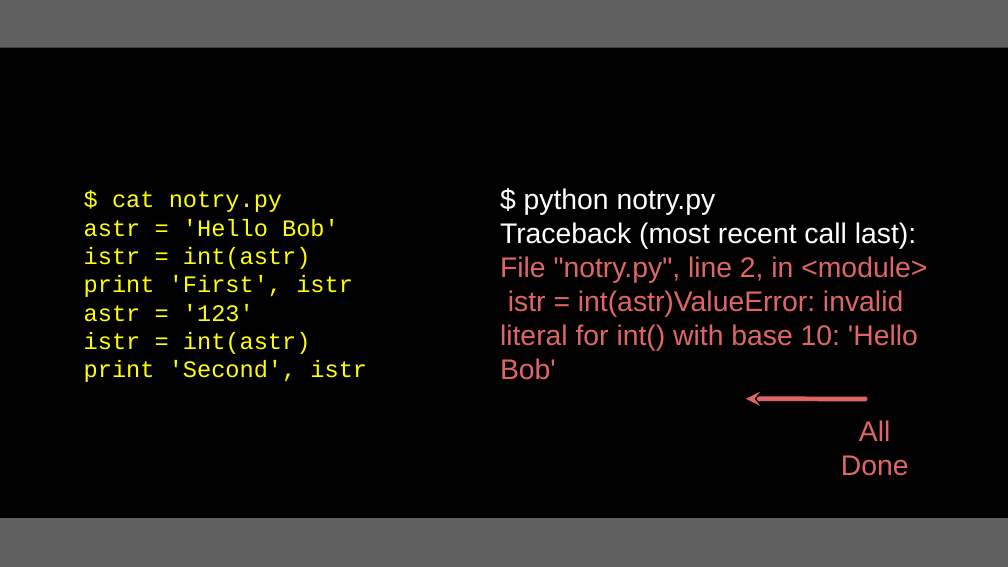
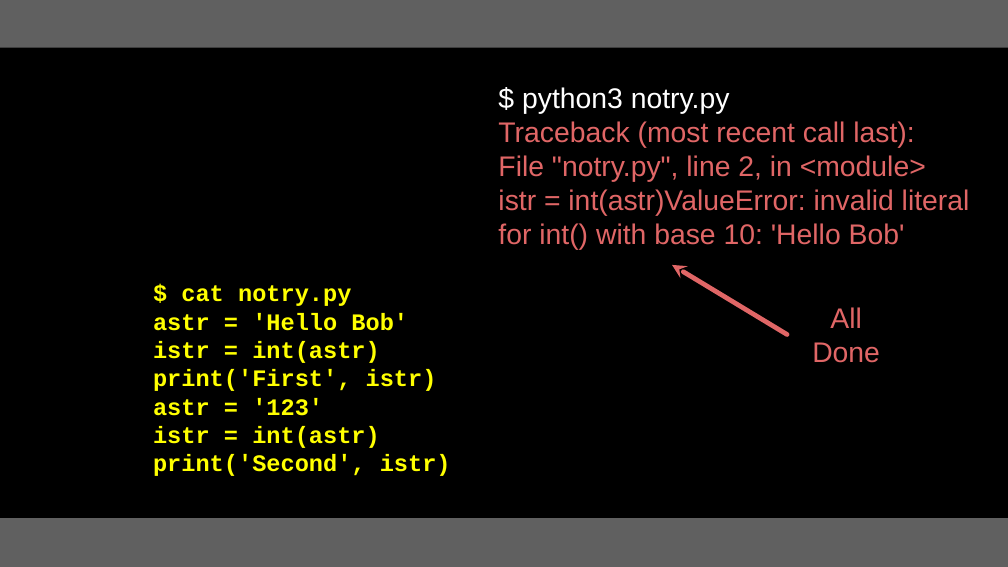
Before and after one commit to csev/py4e, a slide deck: slide 22 of lectures3/Pythonlearn-03-Conditional.pptx. Drawn at 1008x567 pixels with LibreOffice and Linux fonts; fonts in the diff are those of the drawing. Boxes give left, top, right and bottom in pixels: in the first picture for what was removed or moved away, otherwise in the second. Text is boxed around its words. In the diff, an @@ line names an element or a change of style, - is before the commit and + after.

```diff
--- a/lectures3/Pythonlearn-03-Conditional.pptx
+++ b/lectures3/Pythonlearn-03-Conditional.pptx
@@ text at <box>498,87,970,250</box>: text changed @@
-$ python notry.py
-Traceback (most recent call last):
-File "notry.py", line 2, in <module> istr = int(astr)ValueError: invalid literal for int() with base 10: 'Hello Bob'
+$ python3 notry.py
+Traceback (most recent call last): File "notry.py", line 2, in <module> istr = int(astr)ValueError: invalid literal for int() with base 10: 'Hello Bob'
@@ text "$ cat notry.py": place and size @@
-text "$ cat notry.py" at <box>84,191,367,382</box>
+text "$ cat notry.py" at <box>153,285,451,476</box>
@@ arrow moved from (746, 399) - (865, 399) to (672, 265) - (787, 334) @@
@@ text at <box>153,285,408,448</box>: bold on in "$ cat notry.py", "astr = 'Hello Bob'", "istr = int(astr)", "astr = '123'" and 1 more places @@
@@ text "All": place and size @@
-text "All" at <box>841,420,909,476</box>
+text "All" at <box>812,307,880,363</box>
@@ text at <box>153,369,437,391</box>: text changed; bold on @@
-print 'First', istr
+print('First', istr)
@@ text at <box>153,454,451,476</box>: text changed; bold on @@
-print 'Second', istr
+print('Second', istr)
```
Also in this commit, not shown: 30 other slides changed, 1 slide added, 5 other files.
